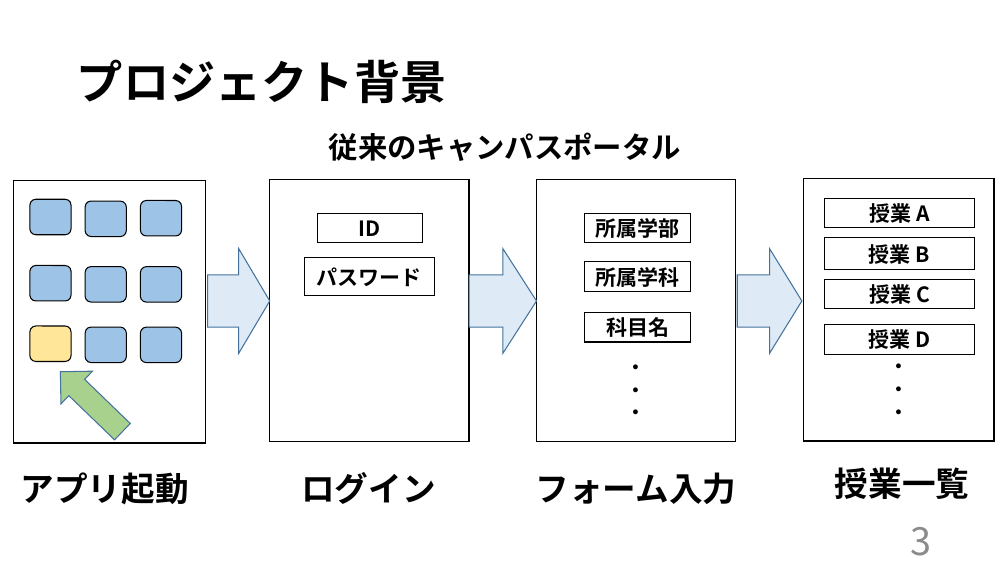
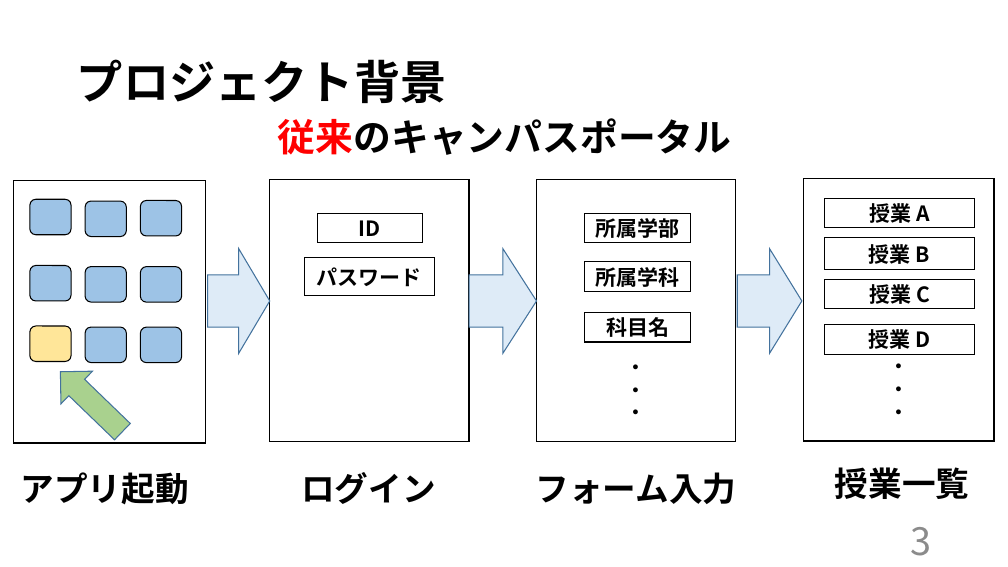
Before and after one commit to kazukiyoshida96/PM-, a slide deck: slide 4 of ＰＭ学科専用2.pptx. Drawn at 1008x567 pixels with LibreOffice and Linux fonts; fonts in the diff are those of the drawing. Boxes give left, top, right and bottom in pixels: in the first picture for what was removed or moved away, otherwise in the second. Text is boxed around its words. In the diff, an @@ line names an element or a change of style, - is before the commit and + after.

```diff
--- a/ＰＭ学科専用2.pptx
+++ b/ＰＭ学科専用2.pptx
@@ text "従来のキャンパスポータル": place and size @@
-text "従来のキャンパスポータル" at [329,132,681,161]
+text "従来のキャンパスポータル" at [278,118,732,155]
@@ text "従来のキャンパスポータル" at [278,118,732,155]: size 28 to 36 pt; text colour #000000 to #FF0000 in "従来のキャンパスポータル" @@
```
Also in this commit, not shown: 16 other slides changed.
